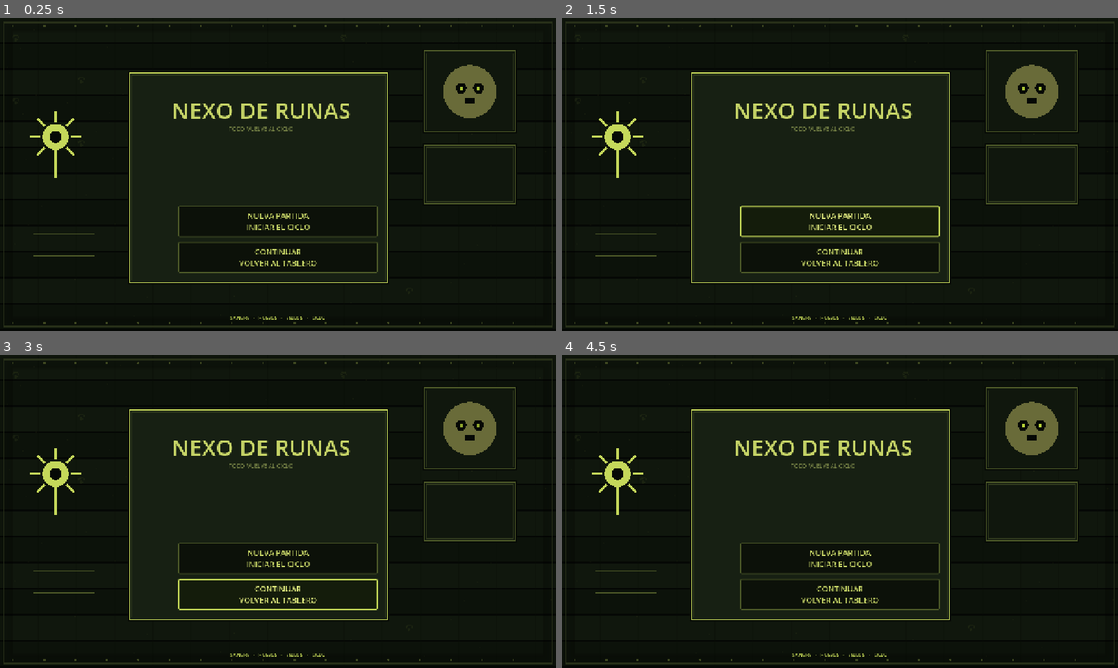
Above: before the commit, frames 1-4 (two rows, left to right).
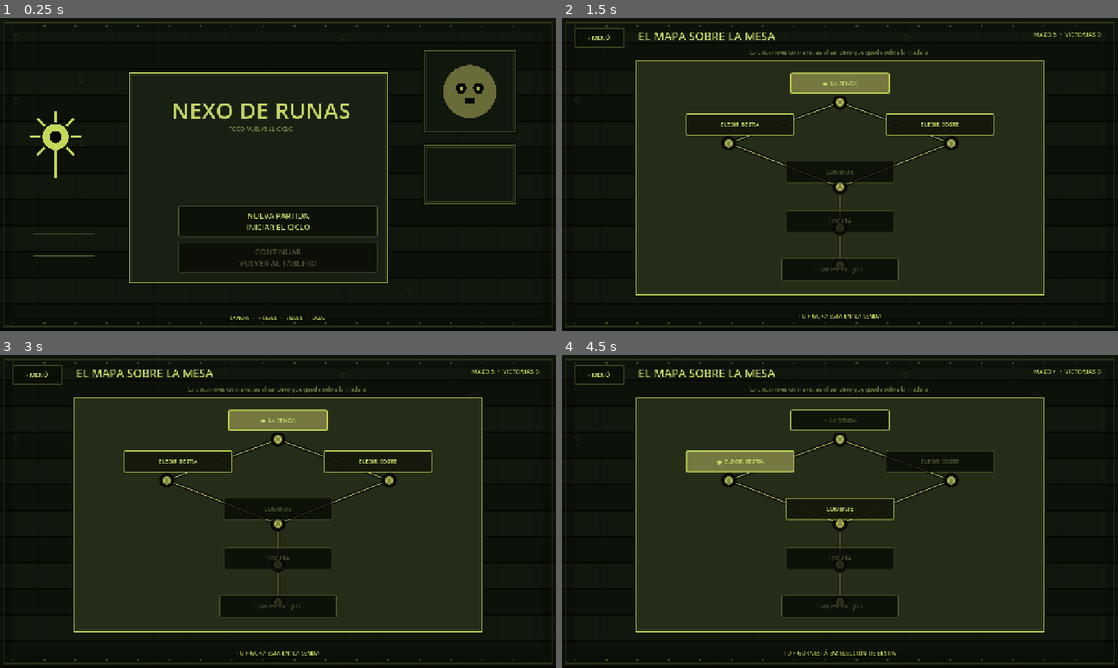
Above: after the commit, the same moments.

Repository: LoloscarPrr/Nexo-de-runas-v2
Game: Godot game, scene res://scenes/main.tscn
The game is run twice, just before and just after one commit, with the same random seed, the same clock (stepped at 60 frames per second) and the same inputs.
Inputs (mouse positions are in pixels of both pictures, inside the frame that each line leads up to):
- Up to frame 1 (0.25 s): no input
- Up to frame 2 (1.5 s): click "NUEVA PARTIDA INICIAR EL CICLO" at 0.5 s; click (840, 221) at 1.25 s, where only the run before the commit has a clickable "NUEVA PARTIDA INICIAR EL CICLO"
- Up to frame 3 (3 s): click (38, 373) at 2 s, where only the run after the commit has a clickable "‹ MENÚ"; click "CONTINUAR VOLVER AL TABLERO" at 2.75 s
- Up to frame 4 (4.5 s): click (739, 461) at 3.5 s, where only the run after the commit has a clickable "ELEGIR BESTIA"; click (728, 505) at 4.27 s

The runs differ from the first frame. In frame 1, 0.4% of the frame differs, in the area x 32-68%, y 72-82%; in frame 2, 21%; in frame 3, 20%; in frame 4, 22%, in the area x 2-97%, y 3-97%.
Error before the commit: Parse Error: Could not resolve class "res://scripts/ui/immersive_campaign_view.gd". (res://scripts/ui/mockup_campaign_view.gd:1)

Commit message:
Fix Godot type inference in blood counter

Diff:
--- a/scripts/ui/campaign_view.gd
+++ b/scripts/ui/campaign_view.gd
@@ -207,7 +207,7 @@
 	_place(_label("%+d / 5" % battle_state.scale, 23, INK, HORIZONTAL_ALIGNMENT_CENTER), Rect2(50, 401, 180, 36))
 	_place(_label("HUESOS  %d" % battle_state.bones, 19, BONE, HORIZONTAL_ALIGNMENT_CENTER), Rect2(40, 454, 198, 35))
 	var blood_cost: int = battle_state.blood_cost_for(selected_hand_index)
-	var blood_ready := battle_state.blood_value_for_sacrifices(selected_sacrifices)
+	var blood_ready: int = battle_state.blood_value_for_sacrifices(selected_sacrifices)
 	_place(_label("SANGRE  %d / %d" % [blood_ready, blood_cost], 17, INK, HORIZONTAL_ALIGNMENT_CENTER), Rect2(36, 493, 210, 34))
 	_place(_label("EL GUARDIÁN", 15, MUTED, HORIZONTAL_ALIGNMENT_CENTER), Rect2(990, 241, 230, 30))
 	if battle_state.enemy_queue_index < battle_state.enemy_queue.size():
